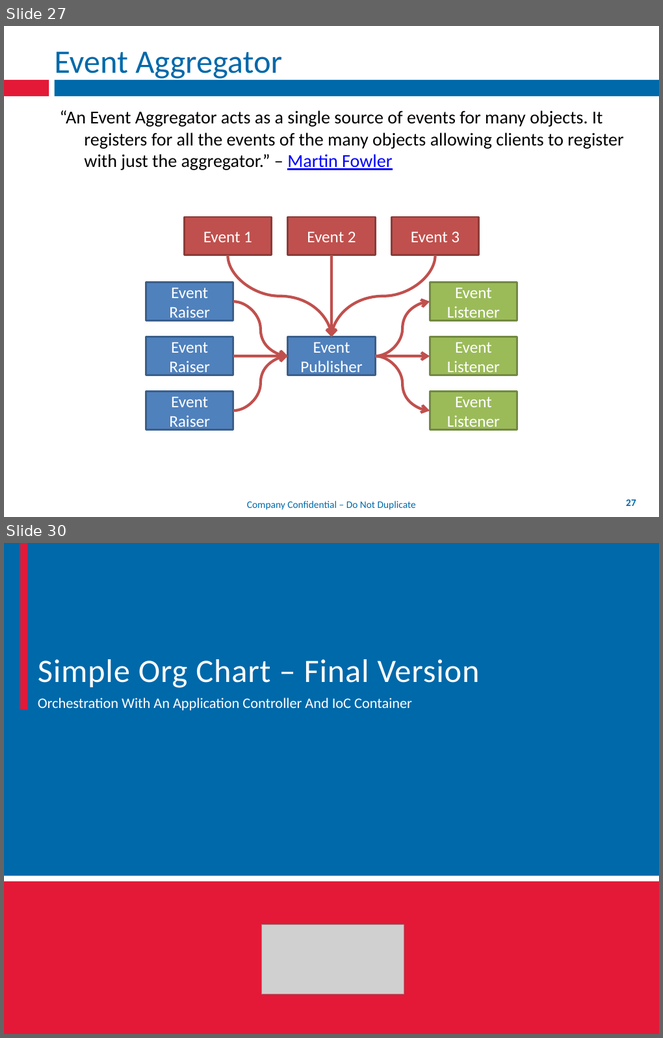
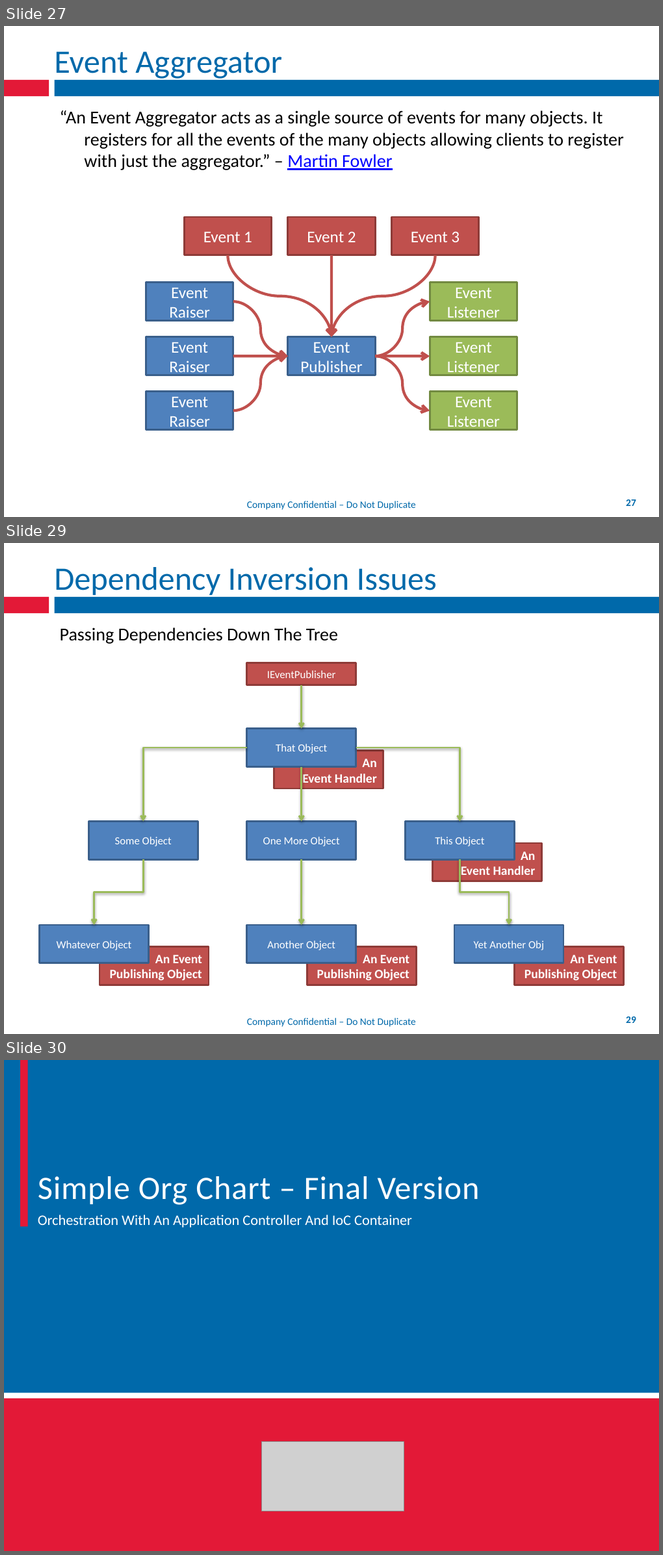
Before and after one commit to mxriverlynn/presentations-and-training, a slide deck: Decoupling Workflow With App Controler/Decoupling Workflow From Forms.pptx. Shown one above the other, each under a label of ours: slides 27 and 30 before the commit, slides 27, 29 and 30 after it; the slides between them are not shown. The pictures are 663x1038 and 663x1555 pixels, drawn with LibreOffice and Linux fonts; fonts in the diff are those of the drawing; grey boxes stand for pictures; background and template pictures are left out. Boxes give left, top, right and bottom in pixels: in the first picture for what was removed or moved away, otherwise in the second. Text is boxed around its words. In the diff, an @@ line names an element or a change of style, - is before the commit and + after.

Commit message:
worked on the event aggregator slides

```diff
--- a/Decoupling Workflow With App Controler/Decoupling Workflow From Forms.pptx
+++ b/Decoupling Workflow With App Controler/Decoupling Workflow From Forms.pptx
@@ slide 29 added at [4,543,659,1034], background #FFFFFF; not listed: 4 template elements that a slide beside it also shows @@
@@ title added at [54,567,437,595], 36 pt, text #0069AA @@
+Dependency Inversion Issues
@@ text added at [60,627,338,644], 20 pt, text #000000 @@
+Passing Dependencies Down The Tree
@@ group added at [39,663,624,985]: 13 rectangles, 7 elbow arrows @@
+Some Object
+One More Object
+An
+Event Handler
+This Object
+An Event Publishing Object
+Yet Another Obj
+An Event Publishing Object
+Whatever Object
+An Event Publishing Object
+Another Object
+IEventPublisher
+An
+Event Handler
+That Object
```
Also in this commit, not shown: 1 slide changed, 1 slide removed.
